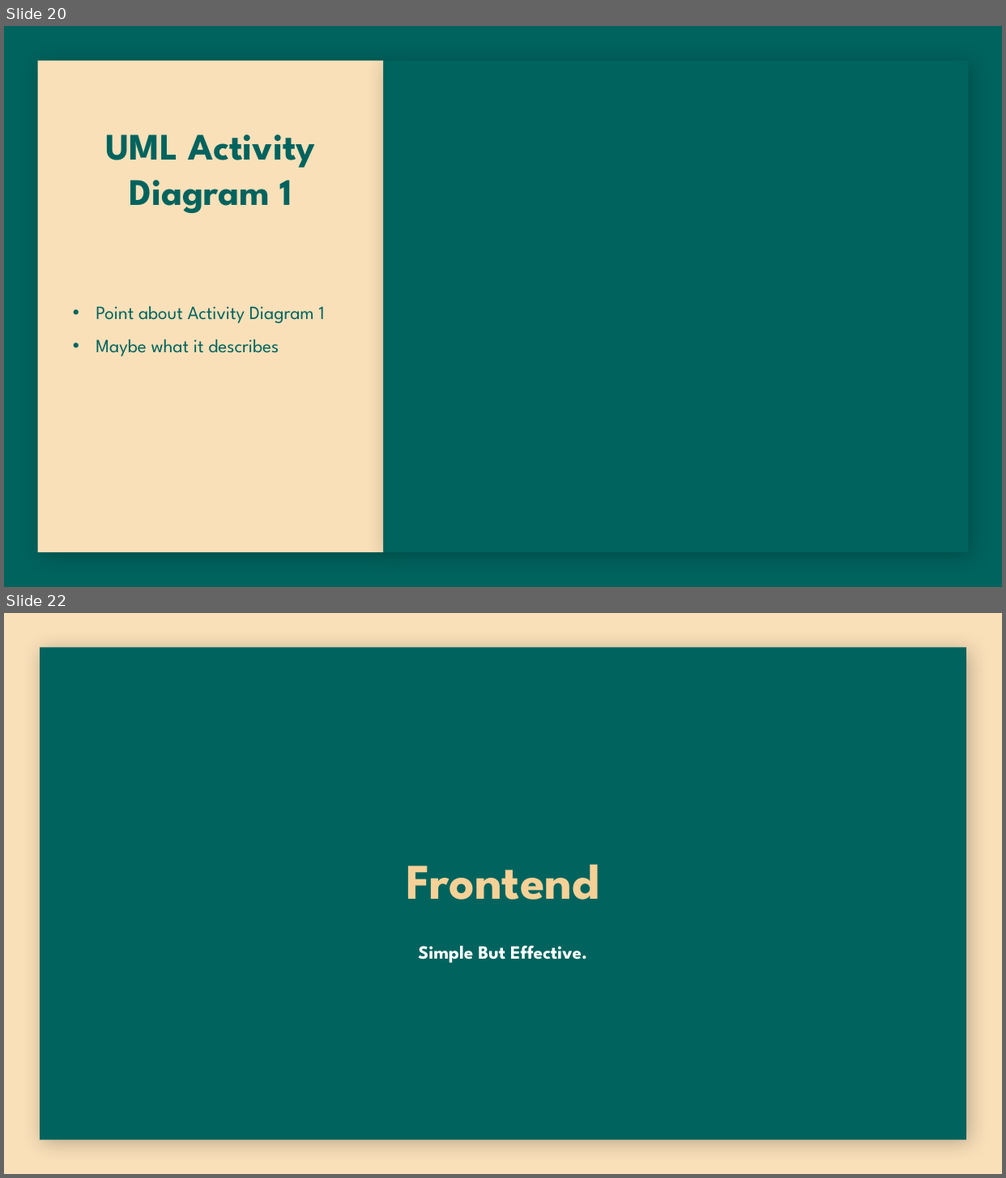
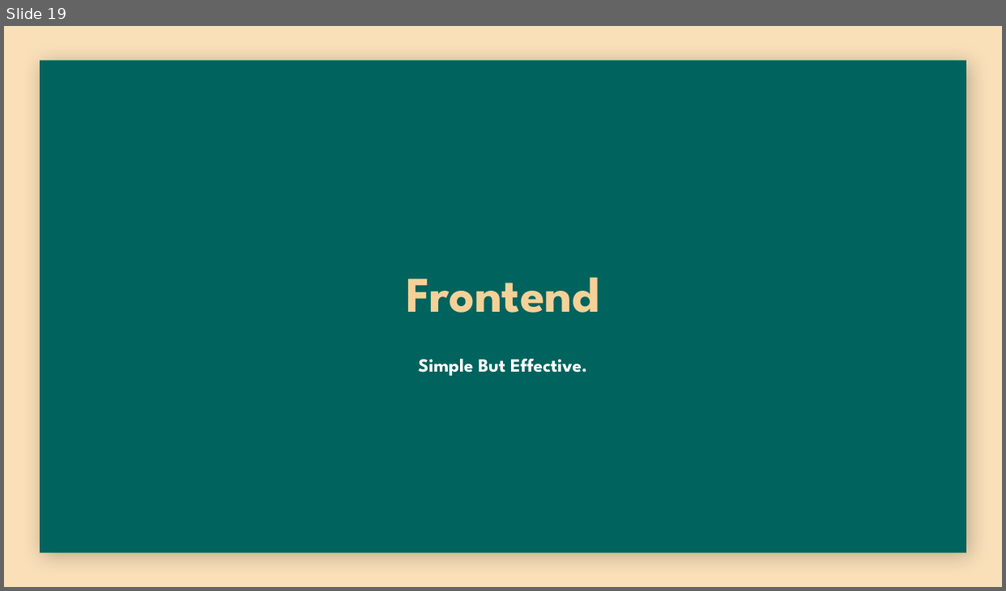
Before and after one commit to yashGhela/cos214prac6, a slide deck: Presentation/TIVIDY-Presentation.pptx. Shown one above the other, each under a label of ours: slides 20 and 22 before the commit, slide 19 after it; the slides between them are not shown. The pictures are 1006x1178 and 1006x591 pixels, drawn with LibreOffice and Linux fonts; fonts in the diff are those of the drawing; background and template pictures are left out. Boxes give left, top, right and bottom in pixels: in the first picture for what was removed or moved away, otherwise in the second. Text is boxed around its words. In the diff, an @@ line names an element or a change of style, - is before the commit and + after.

Commit message:
Pointless commit but i need to update my branch for updates

```diff
--- a/Presentation/TIVIDY-Presentation.pptx
+++ b/Presentation/TIVIDY-Presentation.pptx
@@ slide 20 removed at box(4, 26, 1002, 587), background #00635D @@
@@ rectangle removed at box(38, 61, 384, 552) @@
@@ rectangle removed at box(384, 61, 968, 552) @@
@@ title removed at box(106, 135, 316, 213) @@
-UML Activity Diagram 1
@@ text removed at box(96, 306, 325, 356) @@
-• Point about Activity Diagram 1
-• Maybe what it describes
@@ what was slide 22 is now slide 19 @@
```
Also in this commit, not shown: 16 slides changed, 1 slide added, 2 other slides removed, 6 other files.
